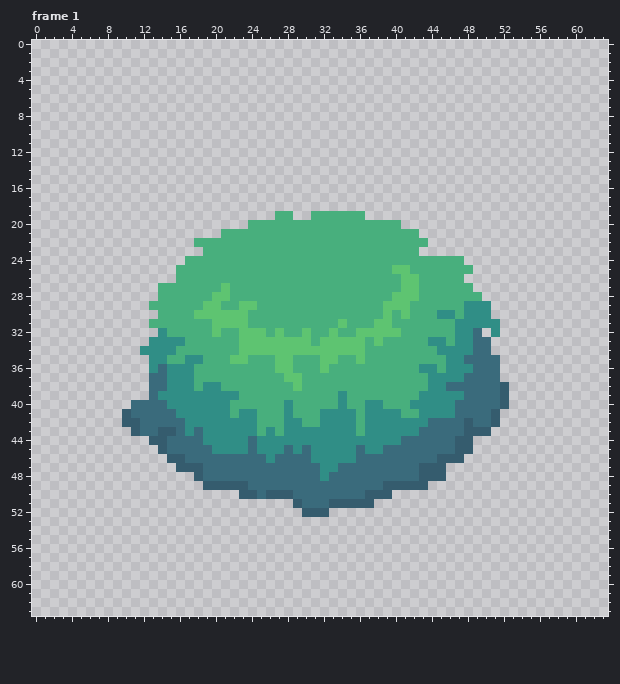
Two versions of one pixel-art file, .gdignore/Aseprite/Bush.aseprite. The first picture shows the starting point.
64x64 pixels, 1 frame. Shown: frame 1. The commit also changed other frames, which this record leaves out.
Once edited:
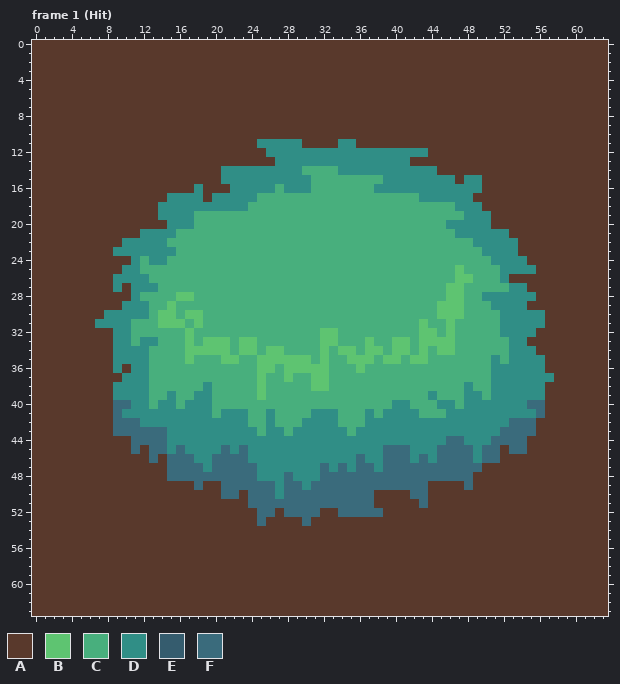
Palette (. is transparent): A #59392c  B #5ec471  C #48af7d  D #308e86  E #355c6e  F #3a6b7c
Log entry: Bush finished incl. hit anim
What changed:
Frame 1 (Hit), layers "Bush", "Bg":
y 0..10: x 0..63 ................................................................ -> AAAAAAAAAAAAAAAAAAAAAAAAAAAAAAAAAAAAAAAAAAAAAAAAAAAAAAAAAAAAAAAA
y 11: x 0..63 ................................................................ -> AAAAAAAAAAAAAAAAAAAAAAAAADDDDDAAAADDAAAAAAAAAAAAAAAAAAAAAAAAAAAA
y 12: x 0..63 ................................................................ -> AAAAAAAAAAAAAAAAAAAAAAAAAADDDDDDDDDDDDDDDDDDAAAAAAAAAAAAAAAAAAAA
y 13: x 0..63 ................................................................ -> AAAAAAAAAAAAAAAAAAAAAAAAAAADDDDDDDDDDDDDDDAAAAAAAAAAAAAAAAAAAAAA
y 14: x 0..63 ................................................................ -> AAAAAAAAAAAAAAAAAAAAADDDDDDDDDCCCCDDDDDDDDDDDAAAAAAAAAAAAAAAAAAA
y 15: x 0..63 ................................................................ -> AAAAAAAAAAAAAAAAAAAAADDDDDDDDDDCCCCCCCCDDDDDDDDADDAAAAAAAAAAAAAA
y 16: x 0..63 ................................................................ -> AAAAAAAAAAAAAAAAAADAAADDDDDCDDDCCCCCCCDDDDDDDDDDDDAAAAAAAAAAAAAA
y 17: x 0..63 ................................................................ -> AAAAAAAAAAAAAAADDDDADDDDDCCCCCCCCCCCCCCCCCCDDDDDDAAAAAAAAAAAAAAA
y 18: x 0..63 ................................................................ -> AAAAAAAAAAAAAADDDDDDDDDDCCCCCCCCCCCCCCCCCCCCCCCDDDAAAAAAAAAAAAAA
y 19: x 0..26 ........................... -> AAAAAAAAAAAAAADDDDCCCCCCCCC; x 29..30 .. -> CC; x 37..63 ........................... -> CCCCCCCCCCCDDDAAAAAAAAAAAAA
y 20: x 0..23 ........................ -> AAAAAAAAAAAAAAADDDCCCCCC; x 41..63 ....................... -> CCCCCDDDDDAAAAAAAAAAAAA
y 21: x 0..20 ..................... -> AAAAAAAAAAAADDDDCCCCC; x 43..63 ..................... -> CCCCDDDDDDAAAAAAAAAAA
y 22: x 0..17 .................. -> AAAAAAAAAADDDDDCCC; x 44..63 .................... -> CCCCCDDDDDAAAAAAAAAA
y 23: x 0..18 ................... -> AAAAAAAAADDDDDDDCCC; x 43..63 ..................... -> CCCCCCCDDDDAAAAAAAAAA
y 24: x 0..16 ................. -> AAAAAAAAAAADCDDCC; x 48..63 ................ -> CCCDDDDAAAAAAAAA
y 25: x 0..15 ................ -> AAAAAAAAAADDCCCC; x 40..41 BB -> CC; x 47 C -> B; x 49..63 ............... -> CCCDDDDAAAAAAAA
y 26: x 0..15 ................ -> AAAAAAAAADDDDCCC; x 41..42 BB -> CC; x 47..63 C................ -> BBCCCDAAAAAAAAAAA
y 27: x 0..13 .............. -> AAAAAAAAADADDD; x 21 B -> C; x 41..42 BB -> CC; x 46..47 CC -> BB; x 49..63 ............... -> CCCCDDAAAAAAAAA
y 28: x 0..13 .............. -> AAAAAAAAAAADCC; x 16..17 CC -> BB; x 20..21 BB -> CC; x 40..42 BBB -> CCC; x 46..47 CC -> BB; x 50..63 .............. -> DDDDDDAAAAAAAA
y 29: x 0..12 ............. -> AAAAAAAAAADDD; x 15 C -> B; x 19..20 BB -> CC; x 23..24 BB -> CC; x 39..41 BBB -> CCC; x 45..63 CCCDDD............. -> BBBCCCDDDDAAAAAAAAA
y 30: x 0..15 ..............CC -> AAAAAAAADDDDDCBB; x 17 C -> B; x 19..23 BBBBB -> CCCCC; x 39 B -> C; x 41 B -> C; x 45..63 DDCDDD............. -> BBBCCCCDDDDDAAAAAAA
y 31: x 0..12 ............. -> AAAAAAADDDDCC; x 14..16 CCC -> BBB; x 18 C -> B; x 20..23 BBBB -> CCCC; x 34 B -> C; x 38..39 BB -> CC; x 43 C -> B; x 46..63 CDDDDD............ -> BCCCCCDDDDDAAAAAAA
y 32: x 0..14 ..............D -> AAAAAAAAADDCCCC; x 17 C -> B; x 20 B -> C; x 23..25 BBB -> CCC; x 27 B -> C; x 30 B -> C; x 32 C -> B; x 36..40 BBBBB -> CCCCC; x 43..44 CC -> BB; x 46..63 CDDF.D............ -> BCCCCCDDDDAAAAAAAA
y 33: x 0..12 ............. -> AAAAAAAAADDCD; x 14..17 DDDC -> CCCB; x 19..21 CCC -> BBB; x 25..30 BBBBBB -> CCCCCC; x 34..38 BBBCB -> CCCBC; x 40..41 CC -> BB; x 43..63 CDDCDDFF............. -> BBBBCCCCCCDDAAAAAAAAA
y 34: x 0..11 ............ -> AAAAAAAAADDD; x 13..15 DDD -> CCC; x 17..21 CCCCC -> BBBBB; x 25 B -> C; x 28..31 BBBB -> CCCC; x 33 B -> C; x 36..38 BCC -> CBB; x 40..41 CC -> BB; x 43 C -> B; x 45..63 DDDDFF............. -> BBCCCCCCDDDAAAAAAAA
y 35: x 0..14 .............DD -> AAAAAAAAADDDDCC; x 17..18 DD -> BC; x 21 C -> B; x 23 B -> C; x 25..26 CC -> BB; x 29..30 CC -> BB; x 33 B -> C; x 35 C -> B; x 37 C -> B; x 39..40 CC -> BB; x 42..43 CC -> BB; x 46..63 DDFFFF............ -> CCCCCDCDDDDAAAAAAA
y 36: x 0..17 .............DFDDD -> AAAAAAAAADADDCCCCC; x 25..27 CCB -> BBC; x 29..31 CCC -> BBB; x 36 C -> B; x 43..44 DD -> CC; x 46..63 DDDFFF............ -> CCCCCDDDDDDAAAAAAA
y 37: x 0..17 .............FFDDD -> AAAAAAAAAADDDCCCCC; x 25 C -> B; x 29 B -> C; x 31..32 CC -> BB; x 44..63 DDDDFFFF............ -> CCCCCCCDDDDDDDAAAAAA
y 38: x 0..17 .............FFDDD -> AAAAAAAAADDDDCCCCC; x 20 D -> C; x 25 C -> B; x 29 B -> C; x 31..32 CC -> BB; x 44..63 DDFFFFFFE........... -> CCCCDCCDDDDDDAAAAAAA
y 39: x 0..14 .............FD -> AAAAAAAAADDDDCC; x 16..17 DD -> CC; x 20..22 DDD -> CCC; x 25 C -> B; x 34 D -> C; x 43 D -> C; x 45..63 DDDFFFFE........... -> CCCDDCDDDDDDAAAAAAA
y 40: x 0..14 ...........FFFF -> AAAAAAAAAFFDDCD; x 16 D -> C; x 20..21 DD -> CC; x 28 D -> C; x 34 D -> C; x 37..38 DD -> CC; x 40..44 CCDDD -> DDCCC; x 47..63 FFFFFE........... -> CDDDDDDDFFAAAAAAA
y 41: x 0..15 ..........EFFFFF -> AAAAAAAAAFDDDDDD; x 20 D -> C; x 22 C -> D; x 24 D -> C; x 26 C -> D; x 28 D -> C; x 31 C -> D; x 34..35 DD -> CC; x 38 D -> C; x 41..45 CCDDD -> DDCCC; x 47..63 FFFFE............ -> DDDDDDDDDFAAAAAAA
y 42: x 0..16 ..........EEFFFFF -> AAAAAAAAAFFFDDDDD; x 24 D -> C; x 26 C -> D; x 28..31 DDCC -> CCDD; x 34..35 DD -> CC; x 44..63 FFFFEFFE............ -> DDDDDDDDDFFFAAAAAAAA
y 43: x 0..11 ...........E -> AAAAAAAAAFFF; x 14..16 EEF -> FDD; x 18 F -> D; x 27..28 CD -> DC; x 35..36 DC -> CD; x 43..63 FFFFFEEE............. -> DDDDDDDDDFFFFAAAAAAAA
y 44: x 0..18 .............EEFFFF -> AAAAAAAAAAAFFFFDDDD; x 24 F -> D; x 41..45 FFFFF -> DDDDD; x 47..63 EE............... -> FDDDFFFFAAAAAAAAA
y 45: x 0..15 ..............EF -> AAAAAAAAAAAFAFFD; x 17..19 FFF -> DDD; x 21 D -> F; x 23..24 DF -> FD; x 28 F -> D; x 30 F -> D; x 36 F -> D; x 42..44 FFF -> DDD; x 47..63 EE............... -> FFDFFAFFAAAAAAAAA
y 46: x 0..16 ...............EE -> AAAAAAAAAAAAAFAFF; x 18..19 FF -> DD; x 24..25 FF -> DD; x 27..30 FFFF -> DDDD; x 37..38 FF -> DD; x 42 F -> D; x 44..63 FEEE................ -> DFFFFDFFAAAAAAAAAAAA
y 47: x 0..19 ................EEEF -> AAAAAAAAAAAAAAAFFFFD; x 25..32 FFFFFFFD -> DDDDDDDF; x 35 F -> D; x 38 F -> D; x 43..63 EEE.................. -> FFFFFFFAAAAAAAAAAAAAA
y 48: x 0..18 ..................E -> AAAAAAAAAAAAAAAFFFF; x 25..27 FFF -> DDD; x 29..32 FFFD -> DDDF; x 43..63 EEE.................. -> FFFFFFAAAAAAAAAAAAAAA
y 49: x 0..23 ...................EEEEE -> AAAAAAAAAAAAAAAAAAFAAFFF; x 27 F -> D; x 30 F -> D; x 39..63 EEEEE.................... -> FFFFFAAAAFAAAAAAAAAAAAAAA
y 50: x 0..24 .......................EE -> AAAAAAAAAAAAAAAAAAAAAFFAF; x 26..28 EEE -> FDF; x 37..63 EEE........................ -> FAAAAFFAAAAAAAAAAAAAAAAAAAA
y 51: x 0..29 .............................E -> AAAAAAAAAAAAAAAAAAAAAAAAFFFFFF; x 33..63 EEEEE.......................... -> FFFFFAAAAAFAAAAAAAAAAAAAAAAAAAA
y 52: x 0..63 ..............................EEE............................... -> AAAAAAAAAAAAAAAAAAAAAAAAAFFAFFFFAAFFFFFAAAAAAAAAAAAAAAAAAAAAAAAA
y 53: x 0..63 ................................................................ -> AAAAAAAAAAAAAAAAAAAAAAAAAFAAAAFAAAAAAAAAAAAAAAAAAAAAAAAAAAAAAAAA
y 54..63: x 0..63 ................................................................ -> AAAAAAAAAAAAAAAAAAAAAAAAAAAAAAAAAAAAAAAAAAAAAAAAAAAAAAAAAAAAAAAA
Boxes around the changes in both pictures, in picture pixels (x1, y1, x2, y2):
changed: (32, 40, 608, 616)
